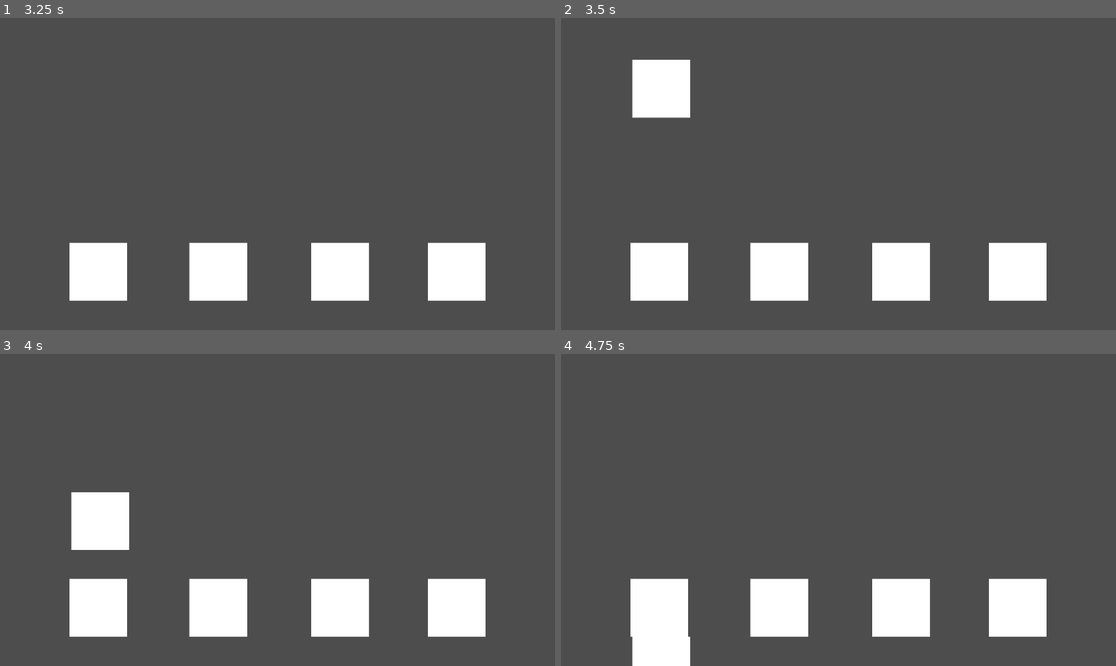
Above: before the commit, frames 1-4 (two rows, left to right).
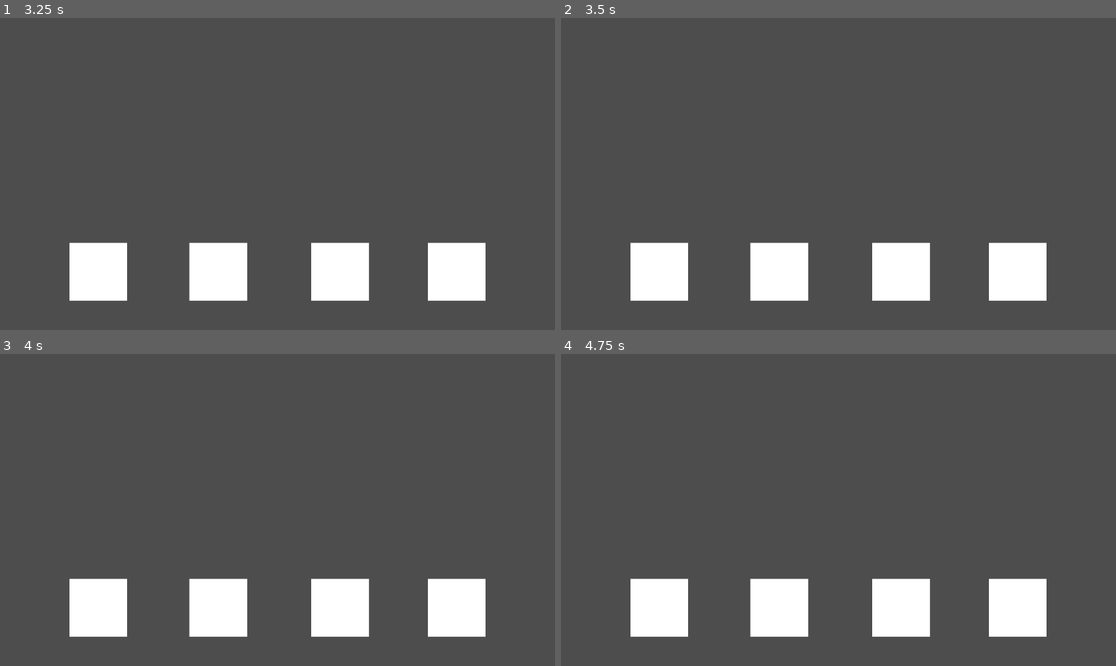
Above: after the commit, the same moments.

Repository: eugeama/mundial-gillig-lesertesseur
Game: Godot game, scene res://scenes/menu.tscn
The game is run twice, just before and just after one commit, with the same random seed, the same clock (stepped at 60 frames per second) and the same inputs. Sound files missing from this copy of the repository are replaced by a short silence.
Inputs (mouse positions are in pixels of both pictures, inside the frame that each line leads up to):
- Up to frame 1 (3.25 s): click "Empezar" at 0.5 s; click (199, 114) at 1.25 s; click (371, 114) at 2 s; tap Enter at 2.75 s; tap D (dKey) at 2.85 s
- Up to frame 2 (3.5 s): no input
- Up to frame 3 (4 s): tap F (fKey) at 3.6 s
- Up to frame 4 (4.75 s): tap J (jKey) at 4.35 s

Frame 1 is identical in both runs. In frame 2, 2.0% of the frame differs, in the area x 12-24%, y 13-33%; in frame 3, 1.9%; in frame 4, 1.0%.

Commit message:
pude hacer que ahora se vaya contando el puntaje y los combos, pude hacer también que después de4 que termine la canción deje de hacer aparecer notas, pero me falta que cambie de escena y agregar que aparezcan los puntajes en la pantalla

Diff:
--- a/scenes/level.tscn
+++ b/scenes/level.tscn
@@ -1,7 +1,8 @@
 [gd_scene format=3 uid="uid://ecuglfhf2cm6"]
 
 [ext_resource type="Script" uid="uid://df2ow71pevv2g" path="res://scripts/level.gd" id="1_2q6dc"]
-[ext_resource type="PackedScene" uid="uid://cxvgwy4p7jnio" path="res://scenes/hitZones.tscn" id="2_w7c3h"]
+[ext_resource type="Script" uid="uid://c2nry8r1b1qx8" path="res://scripts/hit_zones.gd" id="2_2r41h"]
+[ext_resource type="PackedScene" uid="uid://5y24benh4njx" path="res://scenes/note.tscn" id="3_klq6b"]
 [ext_resource type="PackedScene" uid="uid://k2oj1ui7wofa" path="res://scenes/noteSpawner.tscn" id="3_w8frs"]
 [ext_resource type="AudioStream" uid="uid://bt587hrsdq0l6" path="res://sfx/hitSFX.MP3" id="4_mx8sn"]
 [ext_resource type="AudioStream" uid="uid://c3btomlr1881c" path="res://sfx/missSFX.MP3" id="5_ppgk2"]
@@ -9,7 +10,24 @@
 [node name="level" type="Node2D" unique_id=1522307892]
 script = ExtResource("1_2q6dc")
 
-[node name="HitZones" parent="." unique_id=1552270386 instance=ExtResource("2_w7c3h")]
+[node name="HitZones" type="Node2D" parent="." unique_id=1552270386]
+script = ExtResource("2_2r41h")
+
+[node name="notaD" parent="HitZones" unique_id=598540474 instance=ExtResource("3_klq6b")]
+position = Vector2(144, 467)
+SPEED = 0
+
+[node name="notaF" parent="HitZones" unique_id=1727811052 instance=ExtResource("3_klq6b")]
+position = Vector2(393, 467)
+SPEED = 0
+
+[node name="notaJ" parent="HitZones" unique_id=261411264 instance=ExtResource("3_klq6b")]
+position = Vector2(646, 467)
+SPEED = 0
+
+[node name="notaK" parent="HitZones" unique_id=589798924 instance=ExtResource("3_klq6b")]
+position = Vector2(888, 467)
+SPEED = 0
 
 [node name="NoteSpawner" parent="." unique_id=1503950154 instance=ExtResource("3_w8frs")]
 
--- /dev/null
+++ b/scenes/terminar.tscn
@@ -0,0 +1,9 @@
+[gd_scene format=3 uid="uid://dv74aiji6nmtn"]
+
+[node name="Terminar" type="Control" unique_id=319243800]
+layout_mode = 3
+anchors_preset = 15
+anchor_right = 1.0
+anchor_bottom = 1.0
+grow_horizontal = 2
+grow_vertical = 2
--- a/scripts/conductor.gd
+++ b/scripts/conductor.gd
@@ -9,6 +9,7 @@
 var ultimo_beat= 0
 var beat_antes_empezar= 0
 var medida= 1
+var tiempo= 0
 
 signal beatMandar(position)
 signal medidaMandar(position)
@@ -20,11 +21,13 @@
 	bpm= nivelElegido["bpm"]
 	medidas= nivelElegido["medida"]
 	stream = load(nivelElegido["cancion"])
+	tiempo= nivelElegido["tiempo"]
 	segundos_beat = 60.0/bpm
 
 func _ready() -> void:
 	if stream != null:
 		play()
+		await get_tree().create_timer(tiempo).timeout
 
 func _physics_process(_delta):
 	if playing:
--- a/scripts/level.gd
+++ b/scripts/level.gd
@@ -1,7 +1,10 @@
 extends Node2D
 
-@onready var noteSpawner = $NoteSpawner
-@onready var hitZones = $HitZones
+@onready var noteSpawner= $NoteSpawner
+@onready var hitZones= $HitZones
+
+var puntajeF=0
+var comboF=0
 
 const LANE_KEYS = {
 	"dKey": "notaD",
@@ -38,7 +41,8 @@
 
 	for nota in overlapping:
 		if nota.carril == carril:
-			calcularPuntaje(nota.puntaje(zone))
+			puntajeF+=nota.puntaje(zone)
+			comboF+=1
 			nota.queue_free()
 			$hitSFX.play()
 			return
@@ -46,10 +50,7 @@
 func checkMiss():
 	for child in noteSpawner.get_children():
 		if child is Node2D and child.position.y > get_viewport_rect().size.y + 5:
-			print("checkMiss() -> MISS")
+			comboF=0
+			print("combo: ", comboF)
 			$missSFX.play()
 			child.queue_free()
-
-func calcularPuntaje(puntaje: float):
-	pass #me falta hacer el metodo pero lo hago el finde bue pero basicamente es un coso que te calcula combo
-	#y te va sumando puntatje. para no teener todo en checkhit. t digo por si te dan ganas de hacerlo euugew
--- a/scripts/niveles.gd
+++ b/scripts/niveles.gd
@@ -6,24 +6,28 @@
 		"nombre": "fireball",
 		"bpm": 123,
 		"medida": 4,
-		"cancion":"res://canciones/Pitbull - Fireball (Lyrics) ft. John Ryan - Dan Music.mp3"
+		"cancion":"res://canciones/Pitbull - Fireball (Lyrics) ft. John Ryan - Dan Music.mp3",
+		"tiempo": 235
 	},
 	"ikywm": {
 		"nombre": "ikym",
 		"bpm": 127,
 		"medida": 4,
-		"cancion":"res://canciones/Pitbull - I Know You Want Me (Calle Ocho) - ItalianHype.mp3"
+		"cancion":"res://canciones/Pitbull - I Know You Want Me (Calle Ocho) - ItalianHype.mp3",
+		"tiempo": 235
 	},
 	"timber": {
 		"nombre": "timber",
 		"bpm": 130,
 		"medida": 4,
-		"cancion":"res://canciones/Pitbull - Timber (Lyrics) ft. Keha - CountryHype.mp3"
+		"cancion":"res://canciones/Pitbull - Timber (Lyrics) ft. Keha - CountryHype.mp3",
+		"tiempo": 205
 	},
 	"el_taxi": {
 		"nombre": "el taxi",
 		"bpm": 95,
 		"medida": 4,
-		"cancion":"res://canciones/Osmani Garcia Ft. Pitbull, Sentato, Dayami La Musa - El Taxi (Letra_Lyrics) - neiByotsE(1).mp3"
+		"cancion":"res://canciones/Osmani Garcia Ft. Pitbull, Sentato, Dayami La Musa - El Taxi (Letra_Lyrics) - neiByotsE(1).mp3",
+		"tiempo": 249
 	}
 }
--- a/scripts/note.gd
+++ b/scripts/note.gd
@@ -14,16 +14,17 @@
 		queue_free()
 
 func puntaje(zona: Area2D)-> float:
-	var perfecto = zona.get_node("perfect")
-	var bien= zona.get_node("great")
-	var bueno= zona.get_node("good")
-	var medio= zona.get_node("barely")
+	var puntajes= ["perfect", "great", "good", "barely"]
 
-	if perfecto.get_overlapping_areas().has(self):
-		return 3
-	elif bien.get_overlapping_areas().has(self):
-		return 2
-	elif bueno.get_overlapping_areas().has(self):
-		return 1
-	else:
-		return 0.5
+	for puntos in puntajes:
+		var tipoNota= zona.get_node(puntos)
+		var mitadNota= tipoNota.shape.size * tipoNota.scale/2
+		var distanciaDeCentro= (position - zona.global_position).abs()
+		if distanciaDeCentro.x <= mitadNota.x and distanciaDeCentro.y <= mitadNota.y:
+			if puntos == "perfect":
+				return 3
+			elif puntos== "great":
+				return 2
+			elif puntos== "good":
+				return 1
+	return 0.5
--- a/scripts/note_spawner.gd
+++ b/scripts/note_spawner.gd
@@ -21,7 +21,7 @@
 func _ready() -> void:
 	Conductor.beatMandar.connect(_on_conductor_beat_mandar)
 	Conductor.medidaMandar.connect(_on_conductor_medida_mandar)
-	Conductor.esperar(2)
+	Conductor.esperar(0)
 
 func _process(delta: float) -> void:
 	pass
